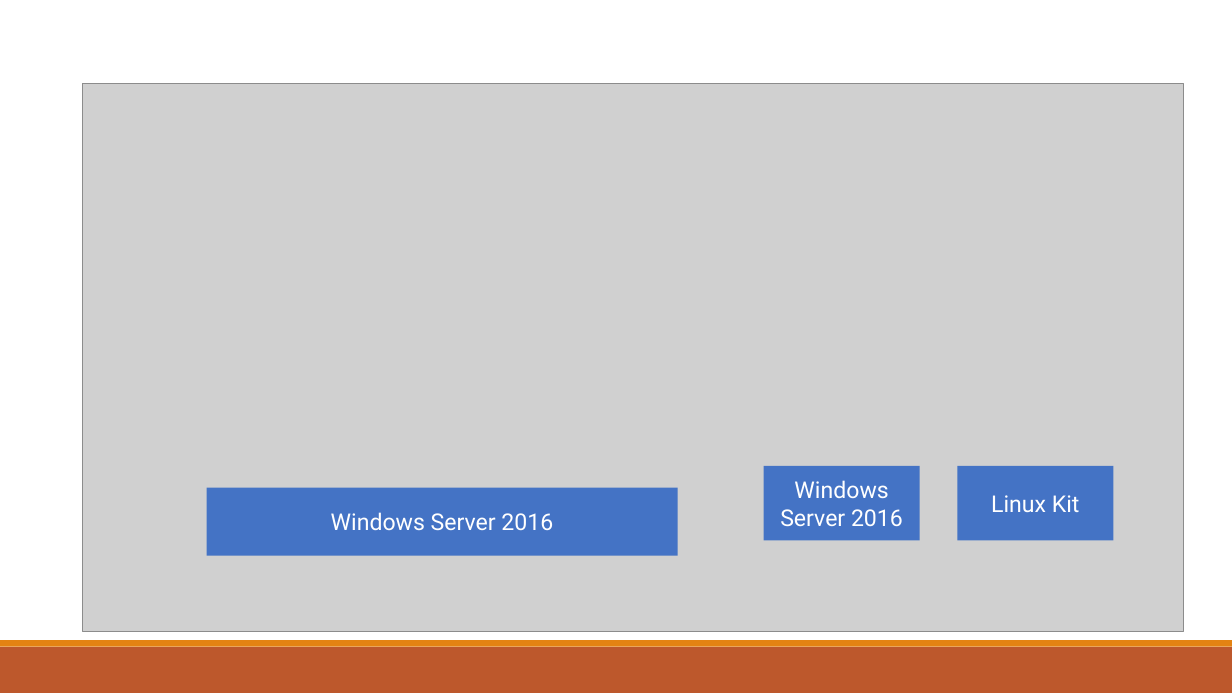
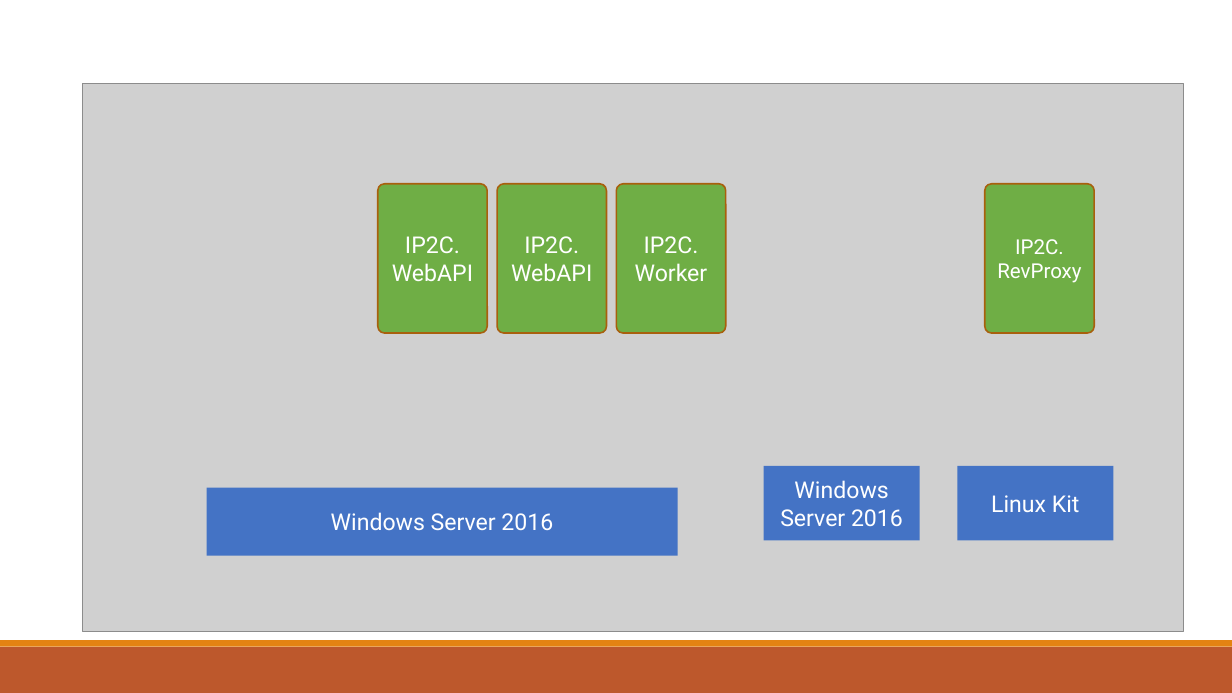
Before and after one commit to andrew0928/Meetup, a slide deck: slide 37 of 20170916.ContainerDrivenDevelop/slides.pptx (slide 35 before the commit). Drawn at 1232x693 pixels with LibreOffice and Linux fonts; fonts in the diff are those of the drawing; grey boxes stand for pictures. Boxes give left, top, right and bottom in pixels: in the first picture for what was removed or moved away, otherwise in the second. Text is boxed around its words. In the diff, an @@ line names an element or a change of style, - is before the commit and + after.

```diff
--- a/20170916.ContainerDrivenDevelop/slides.pptx
+++ b/20170916.ContainerDrivenDevelop/slides.pptx
@@ rounded rectangle added at bbox=[378, 184, 487, 334], fill #6FAE45, outline #A9610D 1.25 pt, 18 pt, text #FFFFFF @@
+IP2C.
+WebAPI
@@ rounded rectangle added at bbox=[497, 184, 606, 334], fill #6FAE45, outline #A9610D 1.25 pt, 18 pt, text #FFFFFF @@
+IP2C.
+WebAPI
@@ rounded rectangle added at bbox=[616, 184, 726, 334], fill #6FAE45, outline #A9610D 1.25 pt, 18 pt, text #FFFFFF @@
+IP2C.
+Worker
@@ rounded rectangle added at bbox=[985, 184, 1094, 334], fill #6FAE45, outline #A9610D 1.25 pt, 16 pt, text #FFFFFF @@
+IP2C.
+RevProxy
```
Also in this commit, not shown: 10 other slides changed, 2 slides added, 5 slides removed, 2 other files.
